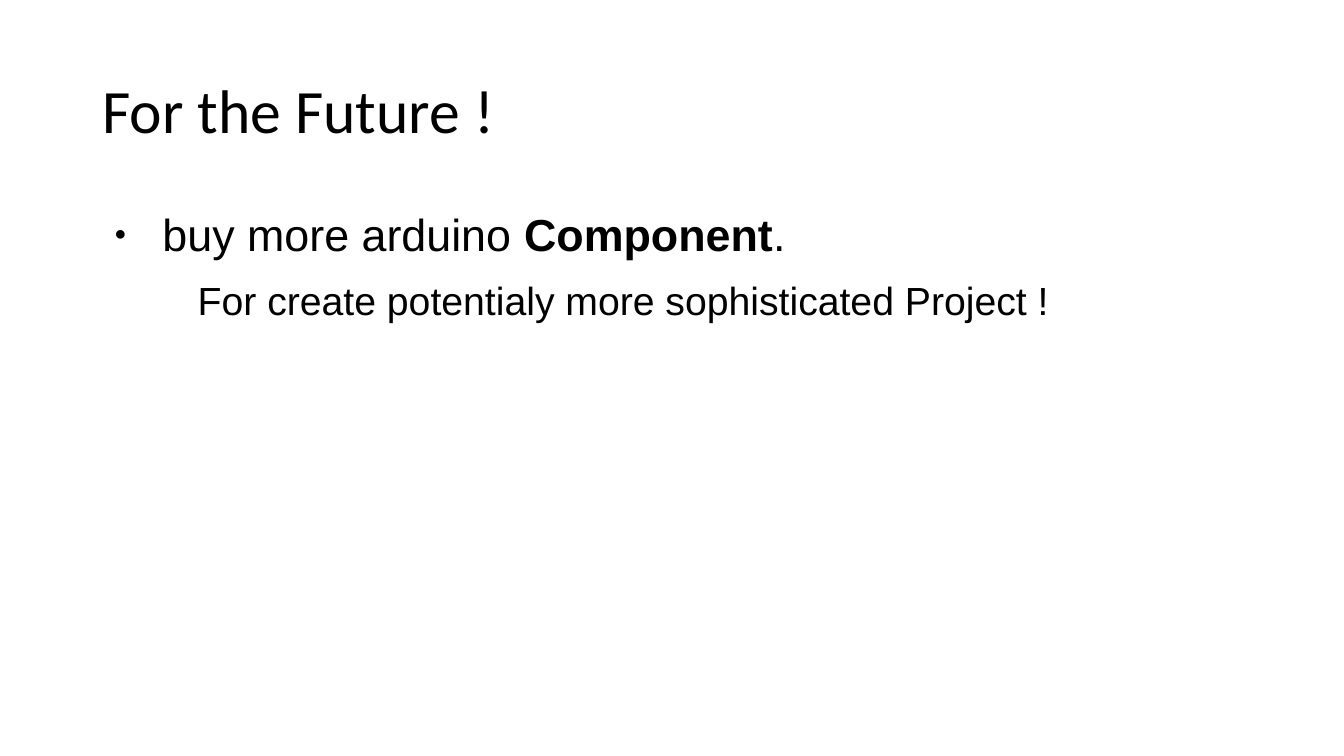
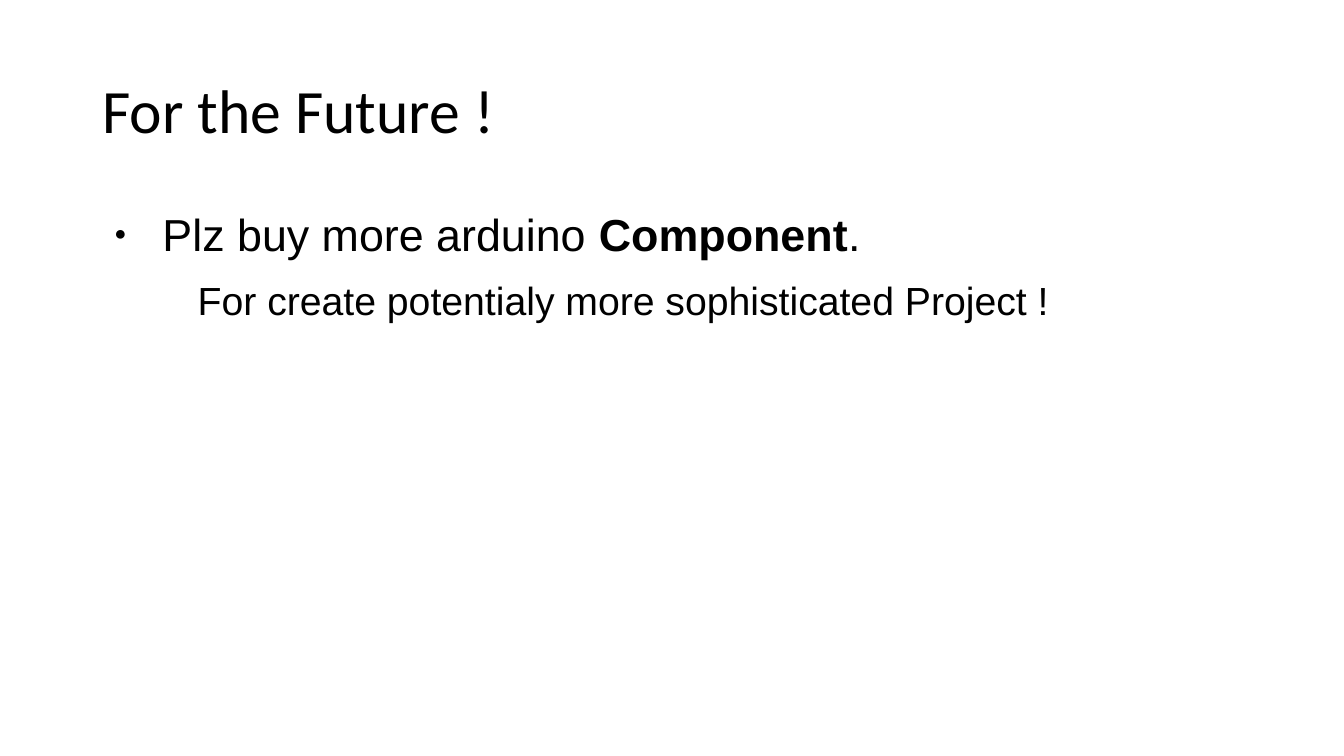
Before and after one commit to GoopilHigh/SensorClasses, a slide deck: slide 9 of finalProject/Ppt/MagneticSynthUïno.odp. Drawn at 1344x756 pixels with LibreOffice and Linux fonts; fonts in the diff are those of the drawing. Boxes give left, top, right and bottom in pixels: in the first picture for what was removed or moved away, otherwise in the second. Text is boxed around its words. In the diff, an @@ line names an element or a change of style, - is before the commit and + after.

```diff
--- a/finalProject/Ppt/MagneticSynthUïno.odp
+++ b/finalProject/Ppt/MagneticSynthUïno.odp
@@ text at box(162, 218, 861, 260): text changed @@
-● buy more arduino Component.
+● Plz buy more arduino Component.
```
Also in this commit, not shown: 1 other slide changed, 6 other files.
